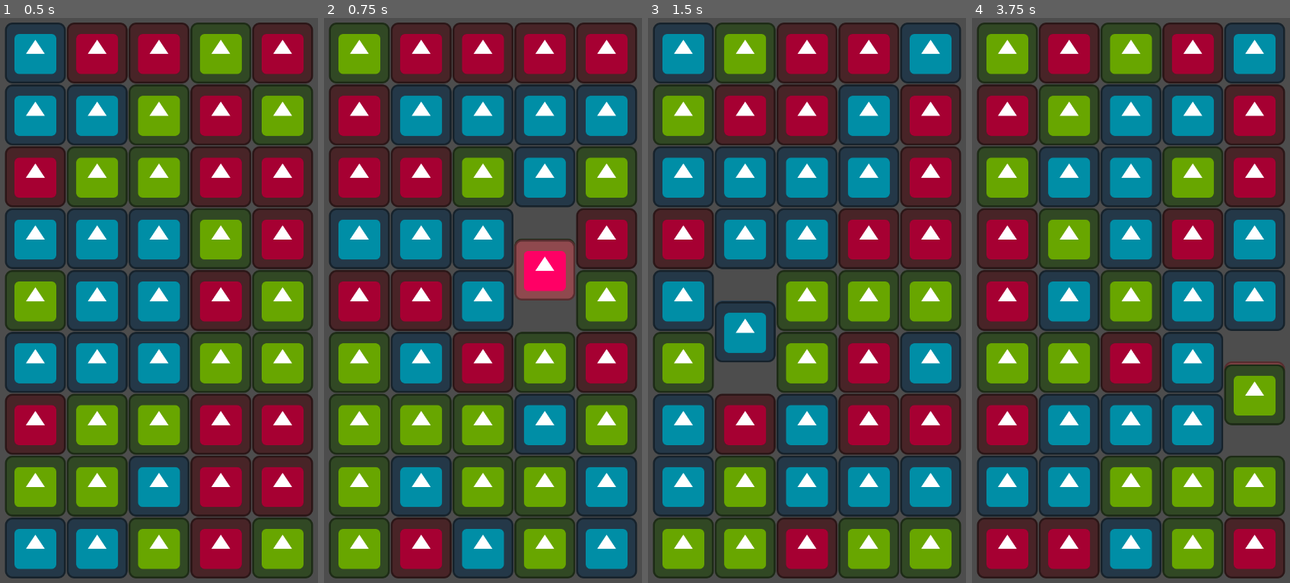
Above: before the commit, frames 1-4 (left to right).
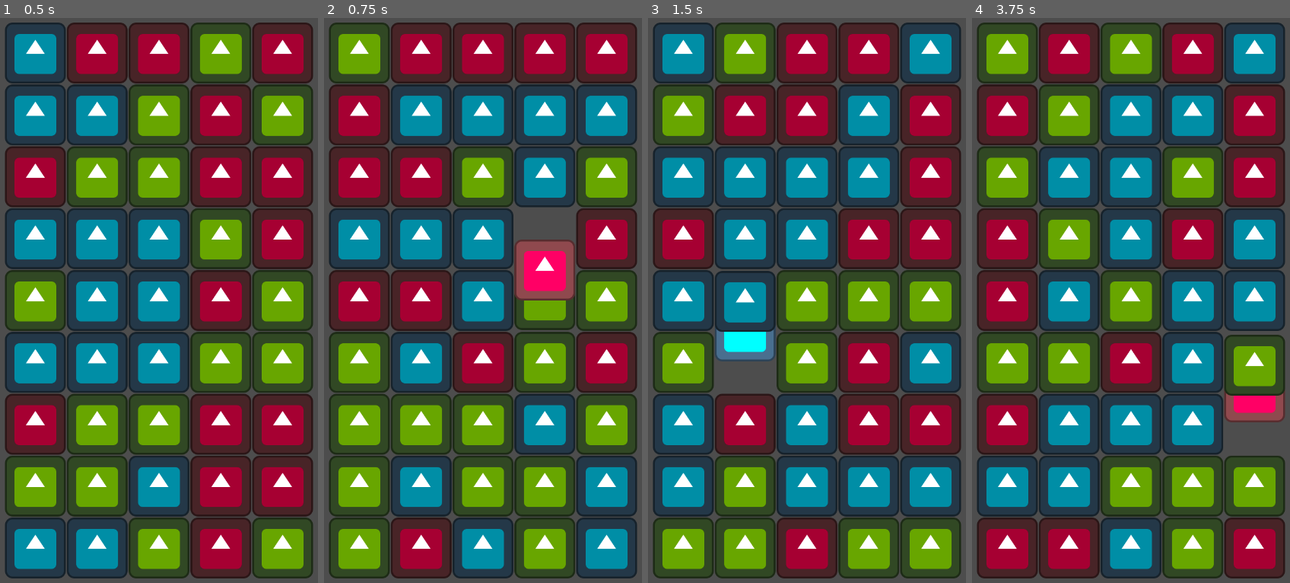
Above: after the commit, the same moments.

Repository: g90703033/godot_match3
Game: Godot game, scene res://Main.tscn
Same seed, same stepped clock (60 frames per second), same inputs: the game is played once before the commit and once after it. This scene is started directly instead of the project's main scene. The engine's default icon, where the game draws it, is replaced by a stand-in: a white triangle on a blue panel in a dark square.
Inputs (mouse positions are in pixels of both pictures, inside the frame that each line leads up to):
- Up to frame 1 (0.5 s): no input
- Up to frame 2 (0.75 s): tap Enter at 0.5 s; move the mouse to (559, 272) at 0.52 s; tap T at 0.6 s; click (559, 272) at 0.67 s
- Up to frame 3 (1.5 s): tap Space at 1.25 s; move the mouse to (737, 328) at 1.27 s; tap T at 1.35 s; click (737, 328) at 1.42 s
- Up to frame 4 (3.75 s): tap Enter at 2, 3.5 s; move the mouse to (1165, 164) at 2.02 s; tap T at 2.1, 2.85, 3.6 s; click (1165, 164) at 2.17 s; tap Space at 2.75 s; move the mouse to (1115, 424) at 2.77 s; click (1115, 424) at 2.92 s; move the mouse to (1232, 390) at 3.52 s; click (1232, 390) at 3.67 s

Frame 1 is identical in both runs. In frame 2, 1.0% of the frame differs, in the area x 59-79%, y 39-56%; in frame 3, 2.6%; in frame 4, 2.6%, in the area x 79-99%, y 56-73%.

Commit message:
switch not only cube but also data

Diff:
--- a/Main.gd
+++ b/Main.gd
@@ -39,7 +39,7 @@
 
 # Called when the node enters the scene tree for the first time.
 func _ready():
-	data_array = create_random_2dintarray(get_range(gridRangeX), get_range(gridRangeY), [1,2,4])#gridRangeX.y, gridRangeY.y)
+	data_array = create_random_array2d_data(get_range(gridRangeX), get_range(gridRangeY), [1,2,4])#gridRangeX.y, gridRangeY.y)
 	cube_array = create_cube_array_from_data(data_array, gridRangeX, gridRangeY, Vector2(0,0))
 	inited = true
 
@@ -75,21 +75,26 @@
 	if control_mode == new_mode:
 		return
 
+	var prev_mode = control_mode
+
 	if new_mode == e_control_mode.browse:
 		if prev_selected != null:
 			cube_array[prev_selected.x][prev_selected.y].on_diselected()
 			prev_selected = null
 
 			# check swap success or not
-			if control_mode == e_control_mode.selected:
-				var result = get_grid_position(get_global_mouse_position(), Vector2(0, 0))
-
-				#if result == origin_grid_position:
-				selected_cube.move_to(get_world_position(origin_grid_position, Vector2(0,0)), 0.2)
-				prev_swap_cube.move_to(get_world_position(prev_swap_grid_position, Vector2(0,0)), 0.2)
-#				else:
-#					selected_cube.move_to(get_world_position(prev_swap_grid_position, Vector2(0,0)), 0.2)
-#					prev_swap_cube.move_to(get_world_position(origin_grid_position, Vector2(0,0)), 0.2)
+			if prev_mode == e_control_mode.selected:
+				var position = world_position_in_range(get_global_mouse_position())
+				var result = get_grid_position(position, Vector2(0, 0))
+
+				if result.x == origin_grid_position.x && result.y == origin_grid_position.y:
+					selected_cube.move_to(get_world_position(origin_grid_position, Vector2(0,0)), 0.2)
+					if prev_swap_cube:
+						prev_swap_cube.move_to(get_world_position(prev_swap_grid_position, Vector2(0,0)), 0.2)
+				elif prev_swap_cube:
+					selected_cube.move_to(get_world_position(prev_swap_grid_position, Vector2(0,0)), 0.2)
+					prev_swap_cube.move_to(get_world_position(origin_grid_position, Vector2(0,0)), 0.2)
+					swap_data(origin_grid_position, prev_swap_grid_position)
 				#[TODO]: swap data
 	elif new_mode == e_control_mode.selected:
 		var result = get_grid_position(get_global_mouse_position(), Vector2(0, 0))
@@ -97,6 +102,7 @@
 
 		if not in_range(result):
 			return -1
+
 		prev_selected_position = get_global_mouse_position()
 		selected_cube = cube_array[result.x][result.y]
 		origin_grid_position = result
@@ -105,6 +111,15 @@
 	control_mode = new_mode
 
 	return 0
+
+func swap_data(n1, n2):
+	var temp = cube_array[n1.x][n1.y]
+	cube_array[n1.x][n1.y] = cube_array[n2.x][n2.y]
+	cube_array[n2.x][n2.y] = temp
+
+	var temp1 = data_array[n1.x][n1.y]
+	data_array[n1.x][n1.y] = data_array[n2.x][n2.y]
+	data_array[n2.x][n2.y] = temp1
 
 func update_mode_browse():
 	var result = get_grid_position(get_global_mouse_position(), Vector2(0, 0))
@@ -125,7 +140,6 @@
 
 func update_mode_selected():
 
-
 	var cur_mouse_position = world_position_in_range(get_global_mouse_position())
 	var direction = cur_mouse_position - origin_world_position
 	var grid_direction = Vector2(0, 0)
@@ -142,6 +156,7 @@
 		elif direction.x < 0:
 			grid_direction.x = -1
 
+		direction.y = 0
 		delta.y = 0
 		new_axis = e_move_axis.x
 	else:
@@ -150,10 +165,12 @@
 		elif direction.y < 0:
 			grid_direction.y = -1
 
+		direction.x = 0
 		delta.x = 0
 		new_axis = e_move_axis.y
 
 	var next_swap_grid_position = origin_grid_position + grid_direction
+	var next_swap_world_position = get_world_position(next_swap_grid_position, Vector2(0,0))
 	var next_swap_cube = cube_array[next_swap_grid_position.x][next_swap_grid_position.y]
 
 	# when change to another axis move, adjust back the shift of previous axis
@@ -180,14 +197,10 @@
 	if prev_swap_cube != null && next_swap_grid_position != prev_swap_grid_position:
 		prev_swap_cube.move_to(get_world_position(prev_swap_grid_position, Vector2(0,0)), 0.2)
 
-	next_swap_cube.translate(-delta)
+
+	next_swap_cube.move_to(next_swap_world_position - direction -delta, 0)
 	prev_swap_cube = next_swap_cube
 	prev_swap_grid_position = next_swap_grid_position
-
-func vec_clamp_by_length(input:Vector2, length:float)->Vector2:
-	if input.length() > length:
-		return input.normalized() * length
-	return input
 
 func is_switch_axis(new_axis: e_move_axis):
 	var result = false
@@ -199,7 +212,7 @@
 
 	return result
 
-func create_random_2dintarray(x:int, y:int,set)->Array:
+func create_random_array2d_data(x:int, y:int,set)->Array:
 	var result = []
 
 	for _x in range(0, x):
@@ -262,7 +275,7 @@
 	return range.y - range.x + 1
 
 func get_world_position(grid_position:Vector2, init:Vector2)->Vector2:
-	return (grid_position - Vector2(abs(gridRangeX.x), abs(gridRangeY.x))) * unit + init
+	return world_position_in_range(grid_position - Vector2(abs(gridRangeX.x), abs(gridRangeY.x))) * unit + init
 
 func get_grid_position(world_position:Vector2, init:Vector2)->Vector2:
 	var re_centered = world_position - init
@@ -297,4 +310,10 @@
 func world_position_in_range(world_position:Vector2):
 	world_position.x = clamp(world_position.x , unit * gridRangeX.x, unit * gridRangeX.y)
 	world_position.y = clamp(world_position.y , unit * gridRangeY.x, unit * gridRangeY.y)
+
 	return world_position
+
+func vec_clamp_by_length(input:Vector2, length:float)->Vector2:
+	if input.length() > length:
+		return input.normalized() * length
+	return input
